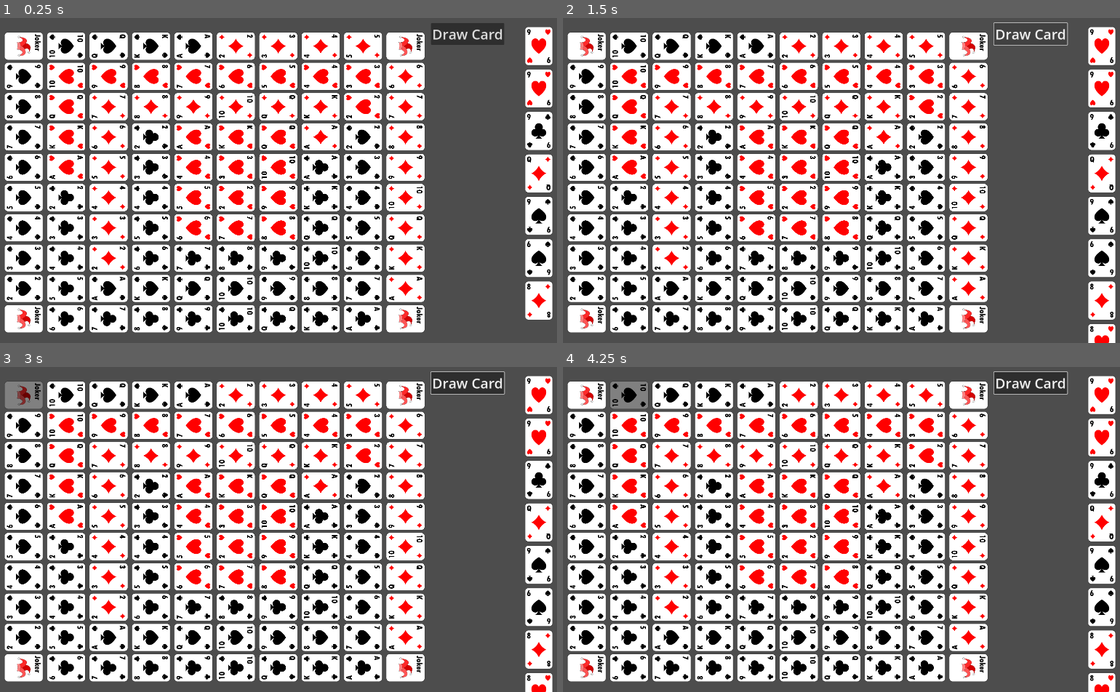
Above: before the commit, frames 1-4 (two rows, left to right).
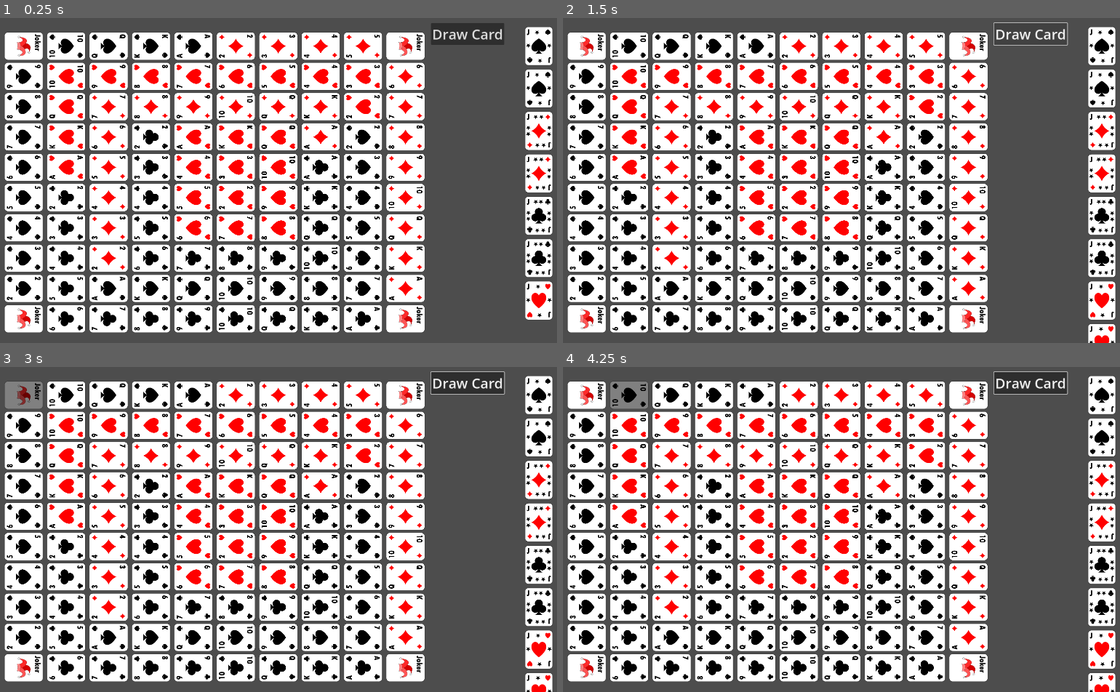
Above: after the commit, the same moments.

Repository: Aaron-Signer/sequence-board-game
Game: Godot game, scene res://scenes/game/game.tscn
The game is run twice, just before and just after one commit, with the same random seed, the same clock (stepped at 60 frames per second) and the same inputs.
Inputs (mouse positions are in pixels of both pictures, inside the frame that each line leads up to):
- Up to frame 1 (0.25 s): no input
- Up to frame 2 (1.5 s): click "Draw Card" at 0.5 s; click "Draw Card" at 1.25 s
- Up to frame 3 (3 s): click "Draw Card" at 2 s; tap Enter at 2.75 s; move the mouse to (22, 396) at 2.77 s; press the mouse at (22, 396) at 2.78 s
- Up to frame 4 (4.25 s): tap Space at 3.5 s; move the mouse to (629, 396) at 3.52 s; release the mouse at (629, 396) at 3.53 s; click (629, 396) at 3.6 s

The runs differ from the first frame. In frame 1, 0.9% of the frame differs, in the area x 94-100%, y 3-93%; in frame 2, 0.9%, in the area x 94-100%, y 3-100%; in frame 3, 0.9%; in frame 4, 0.9%.
Error after the commit: Invalid operands 'String' and 'Nil' in operator '+'. (res://scenes/game/card/card.gd:23)

Commit message:
Added 1 eye and 2 eye jacks

Diff:
--- a/scenes/game/card/card.tscn
+++ b/scenes/game/card/card.tscn
@@ -5,7 +5,7 @@
 [ext_resource type="PackedScene" uid="uid://bhagob7t8fdt2" path="res://scenes/game/coin/coin.tscn" id="2_yp3ge"]
 
 [sub_resource type="RectangleShape2D" id="RectangleShape2D_mrf7c"]
-size = Vector2(110.989, 154.854)
+size = Vector2(90.9062, 126.472)
 
 [node name="Card" type="Node2D"]
 rotation = 1.5708
@@ -20,7 +20,7 @@
 modulate = Color(0.101241, 0.101241, 0.101241, 1)
 
 [node name="CollisionShape2D" type="CollisionShape2D" parent="Area2D"]
-position = Vector2(0.216452, -0.080406)
+position = Vector2(-0.00570073, 0.0911827)
 shape = SubResource("RectangleShape2D_mrf7c")
 
 [connection signal="input_event" from="Area2D" to="." method="_on_area_2d_input_event"]
--- a/scenes/game/game.gd
+++ b/scenes/game/game.gd
@@ -33,21 +33,21 @@
 func _ready():
 	GameState.card_played.connect(play_card)
 
-	for row in 10:
-		for col in 10:
-			var temp_val_card = board[row][col]
+	#for row in 10:
+		#for col in 10:
+			#var temp_val_card = board[row][col]
+			#
+			#if temp_val_card != "J":
+				#deck.append(board[row][col])
 
-			if temp_val_card != "J":
-				deck.append(board[row][col])
-
-	deck.append("DJ")
-	deck.append("DJ")
-	deck.append("HJ")
-	deck.append("HJ")
-	deck.append("CJ")
-	deck.append("CJ")
-	deck.append("SJ")
-	deck.append("SJ")
+	deck.append("DJ2E")
+	deck.append("DJ2E")
+	deck.append("HJ1E")
+	deck.append("HJ1E")
+	deck.append("CJ2E")
+	deck.append("CJ2E")
+	deck.append("SJ1E")
+	deck.append("SJ1E")
 	deck.shuffle()
 
 	for row in 10:
Binary file removed: assets/Cards/CJ.png
Binary file added: assets/Cards/CJ2E.png
Not shown, changed: assets/Cards/CJ2E.png.import
Binary file removed: assets/Cards/DJ.png
Binary file added: assets/Cards/DJ2E.png
Not shown, changed: assets/Cards/DJ2E.png.import
Binary file removed: assets/Cards/HJ.png
Binary file added: assets/Cards/HJ1E.png
Not shown, changed: assets/Cards/HJ1E.png.import
Binary file removed: assets/Cards/SJ.png
Binary file added: assets/Cards/SJ1E.png
Not shown, changed: assets/Cards/SJ1E.png.import
(and 2 more such lines)
